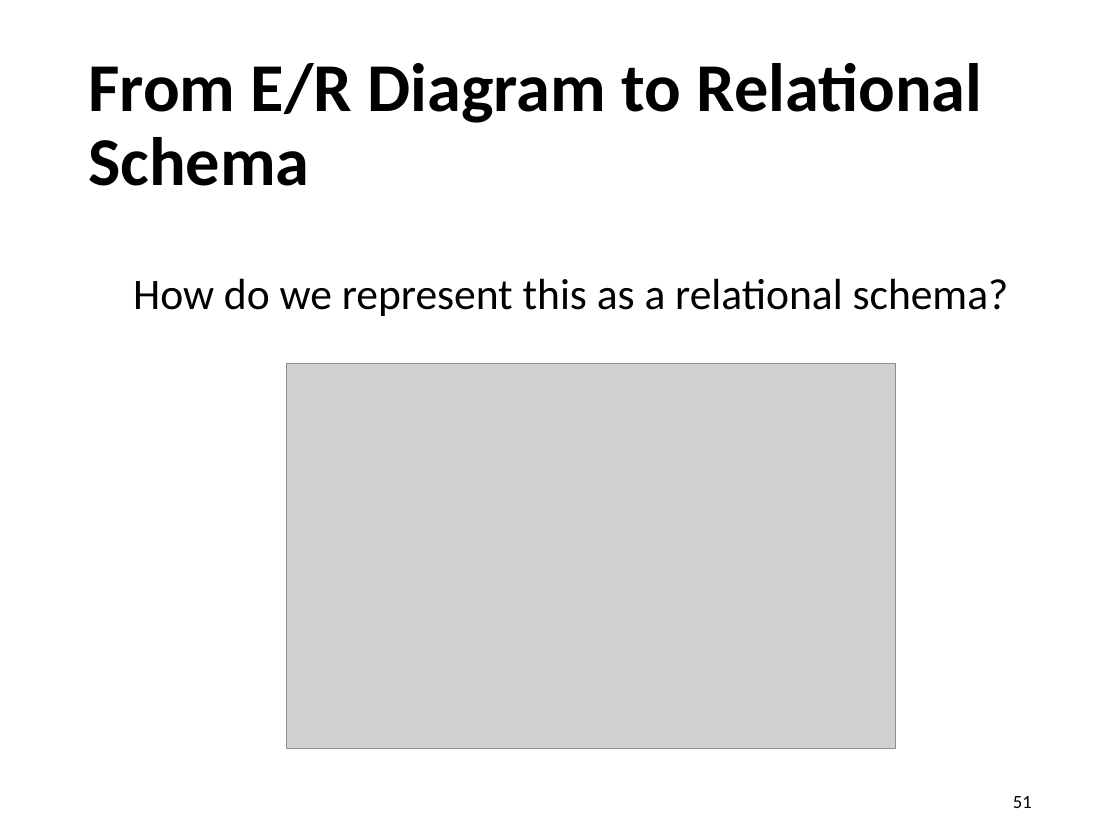
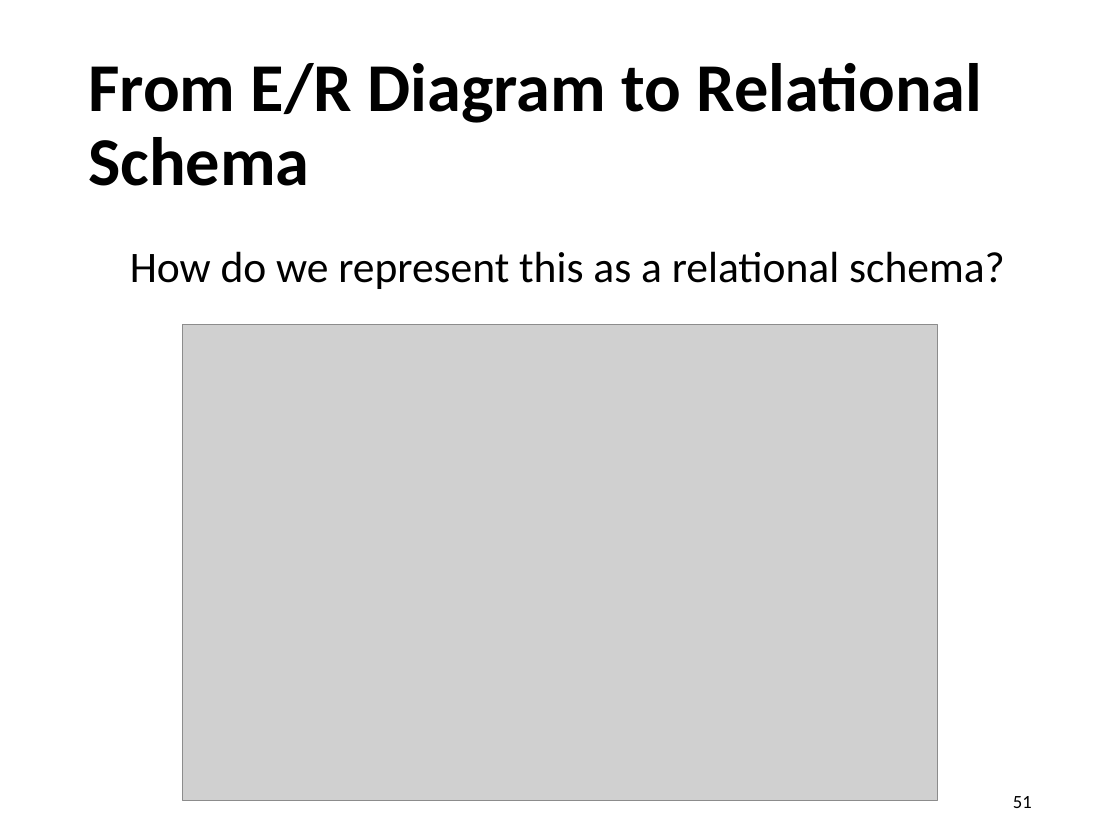
Before and after one commit to sfu-db/cmpt354, a slide deck: slide 51 of Lectures/lec8-er-model.pptx. Drawn at 1120x840 pixels with LibreOffice and Linux fonts; fonts in the diff are those of the drawing; grey boxes stand for pictures. Boxes give left, top, right and bottom in pixels: in the first picture for what was removed or moved away, otherwise in the second. Text is boxed around its words. In the diff, an @@ line names an element or a change of style, - is before the commit and + after.

```diff
--- a/Lectures/lec8-er-model.pptx
+++ b/Lectures/lec8-er-model.pptx
@@ text "How do we represent this ...": place and size @@
-text "How do we represent this ..." at (133,278,1009,316)
+text "How do we represent this ..." at (130,251,1005,289)
@@ picture: place and size @@
-picture at (287,364,896,748)
+picture at (183,325,937,801)
```
Also in this commit, not shown: 1 other slide changed, 19 slides added, 1 other file.
